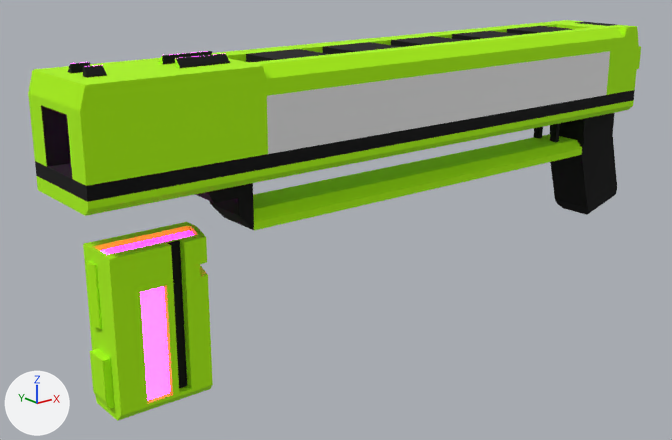
The Blender file Assets/ar.blend as it was, and as the next commit left it.
The view is the same before and after, from a 50 mm lens placed at (-19.1, -13.86, 3.17), pointed at (-7.55, 0.59, -2.6). The axes (+X, +Y, +Z) are drawn at lower left. The lights are the same throughout.

Before the edit, the objects in view are built like this:
```python
mat_material = principled_material('Material')
mat_material.base_color = (0.447, 1.0, 0.0)  # green #b2ff00
mat_material.roughness = 1.0
me_cube = bpy.data.meshes.new('Cube')
me_cube.from_pydata(...)  # 1085 vertices, 1009 faces; spans x -45.3..2.3, y -1.0..1.0, z -3.7..1.1
# faces by material slot: [752, 24, 232, 1]
me_cube.materials.append(mat_material)  # green #b2ff00
me_cube.materials.append(mat_material_001)  # white #e7e7e7
me_cube.materials.append(mat_material_003)  # black #000000
me_cube.materials.append(mat_material_002)  # white #e7e7e7
me_cube_001 = bpy.data.meshes.new('Cube.001')
me_cube_001.from_pydata(...)  # 510 vertices, 447 faces, 6 loose edges; spans x -44.17..-37.0, y -0.5..0.5, z -4.0..-1.0
# faces by material slot: [409, 14, 24]
me_cube_001.materials.append(mat_material)  # green #b2ff00
me_cube_001.materials.append(mat_material_001)  # white #e7e7e7
me_cube_001.materials.append(mat_material_003)  # black #000000
ob_cube = bpy.data.objects.new('Cube', me_cube)
ob_cube.location = (0.0, 0.0, 0.0)
ob_cube.scale = (0.3, 1.0, 1.0)
ob_cube_001 = bpy.data.objects.new('Cube.001', me_cube_001)
ob_cube_001.location = (0.0, 0.0, -0.92)
ob_cube_001.scale = (0.3, 1.0, 1.0)
```
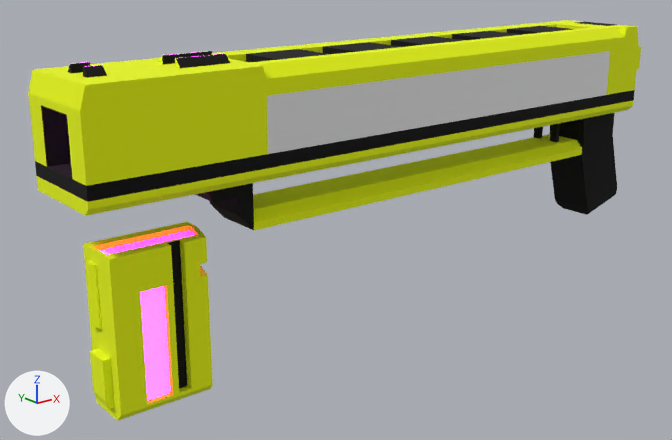
Boxes (x1, y1, x2, y2) around the edits, measured in the pictures (672 x 440 px):
'Cube', recoloured (green to yellow)
    both: (28, 20, 641, 230)
'Cube.001', recoloured (green to yellow)
    both: (83, 222, 213, 421)

What the commit changed:
Material 'Material' (mat_material) changes colour from green #b2ff00 to yellow #efff00; in linear values from (0.447, 1.0, 0.0) to (0.864, 1.0, 0.0).
